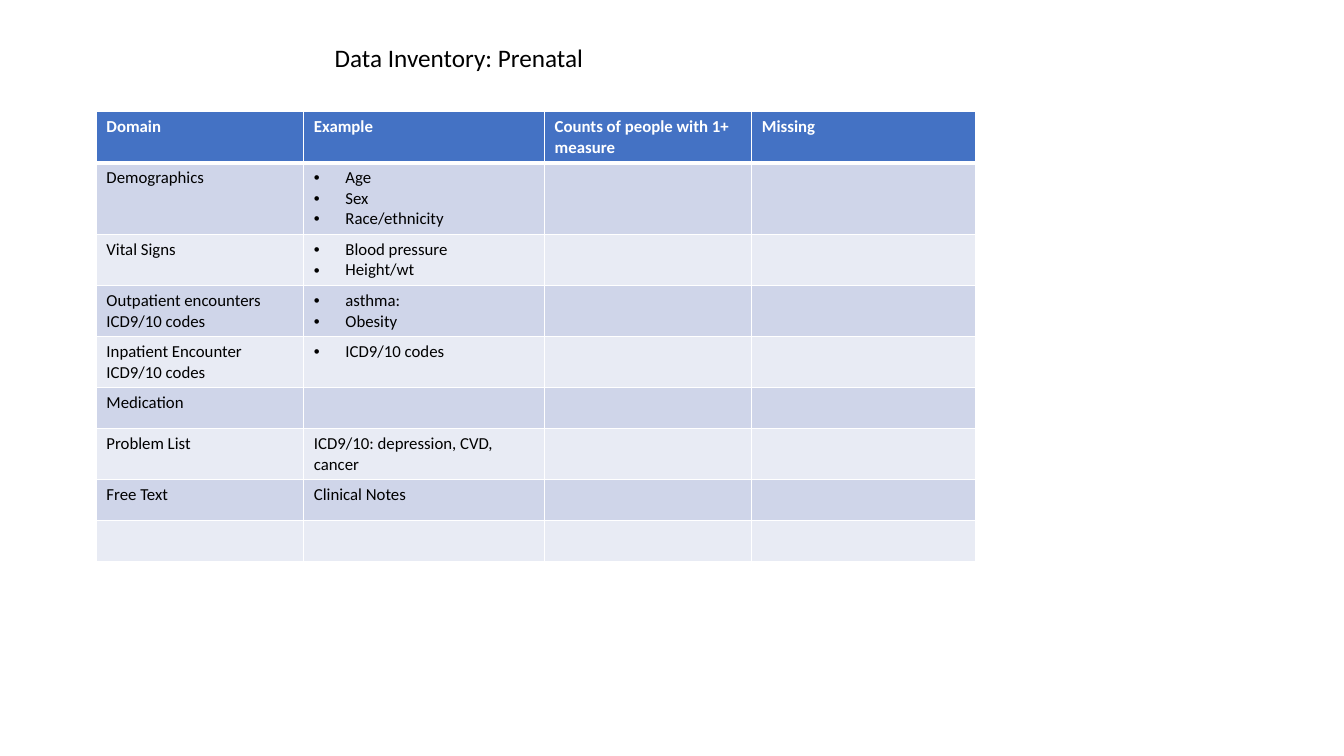
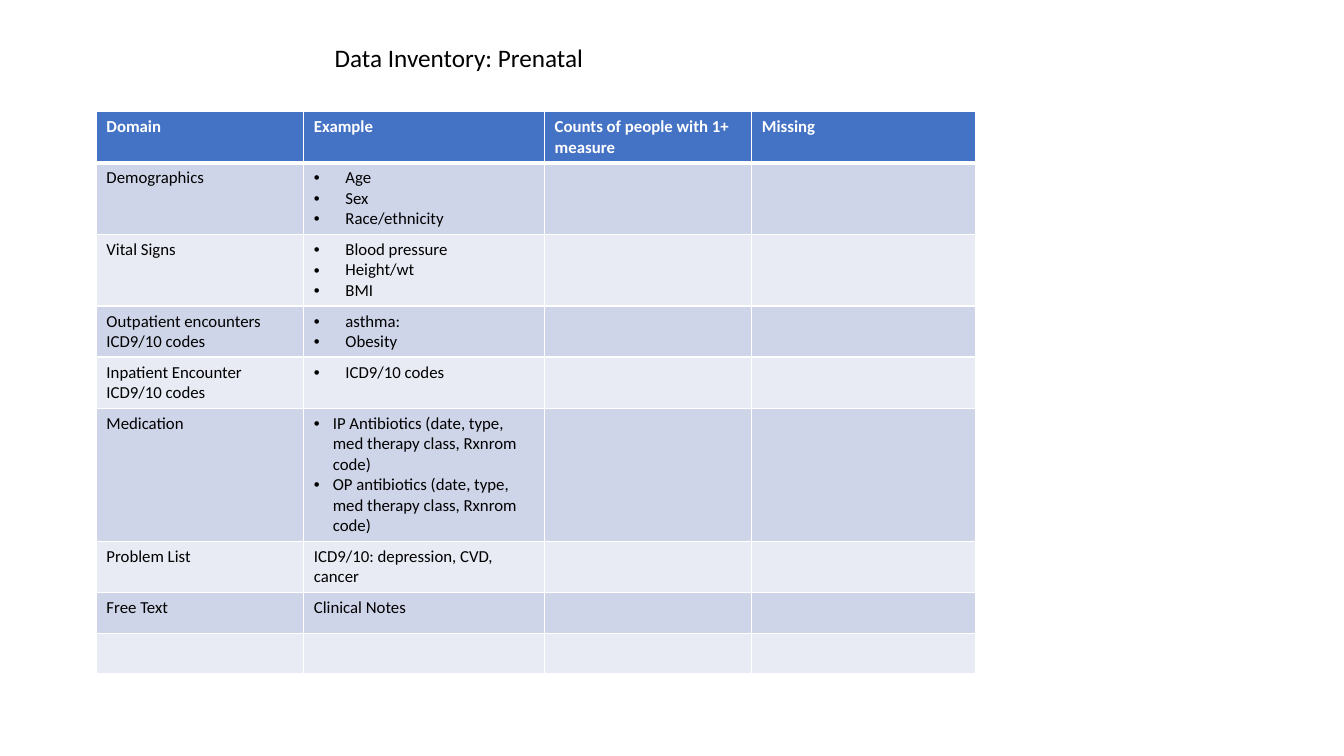
Before and after one commit to lemaslab/ehr-database, a slide deck: slide 7 of presentation/data_inventory_figures.pptx. Drawn at 1344x756 pixels with LibreOffice and Linux fonts; fonts in the diff are those of the drawing. Boxes give left, top, right and bottom in pixels: in the first picture for what was removed or moved away, otherwise in the second. Text is boxed around its words. In the diff, an @@ line names an element or a change of style, - is before the commit and + after.

```diff
--- a/presentation/data_inventory_figures.pptx
+++ b/presentation/data_inventory_figures.pptx
@@ table at [97,112,977,667] @@
-row 3, column 2: Blood pressure / Height/wt
+row 3, column 2: Blood pressure / Height/wt / BMI
-row 6, column 2: 
+row 6, column 2: IP Antibiotics (date, type, med therapy class, Rxnrom code) / OP antibiotics (date, type, med therapy class, Rxnrom code)
```
Also in this commit, not shown: 3 other slides changed.
